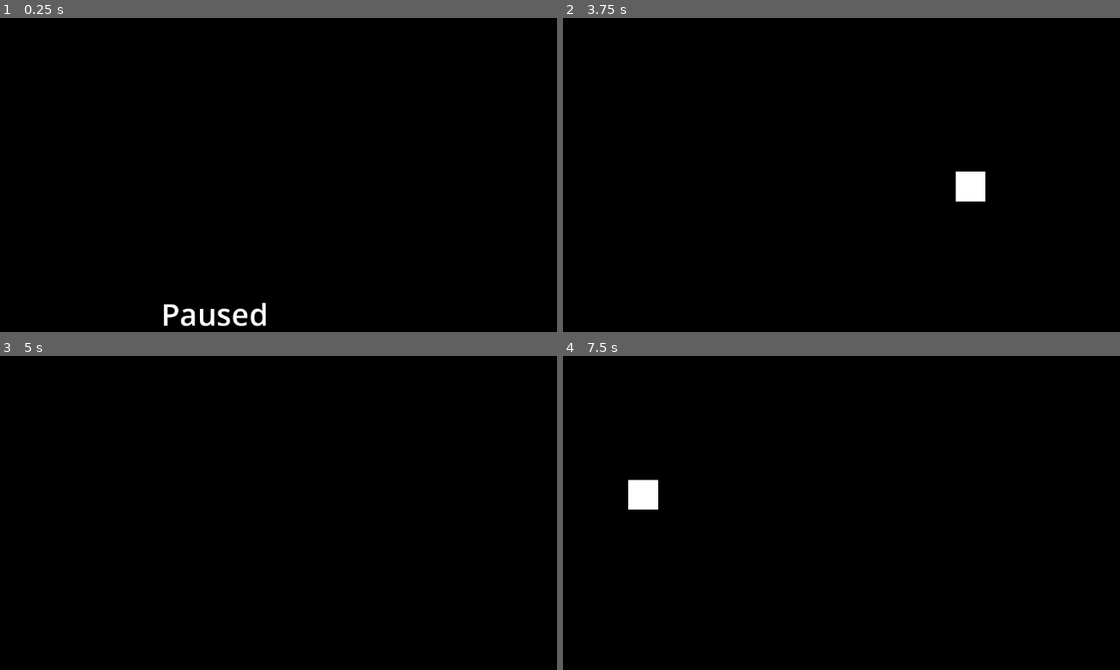
Above: before the commit, frames 1-4 (two rows, left to right).
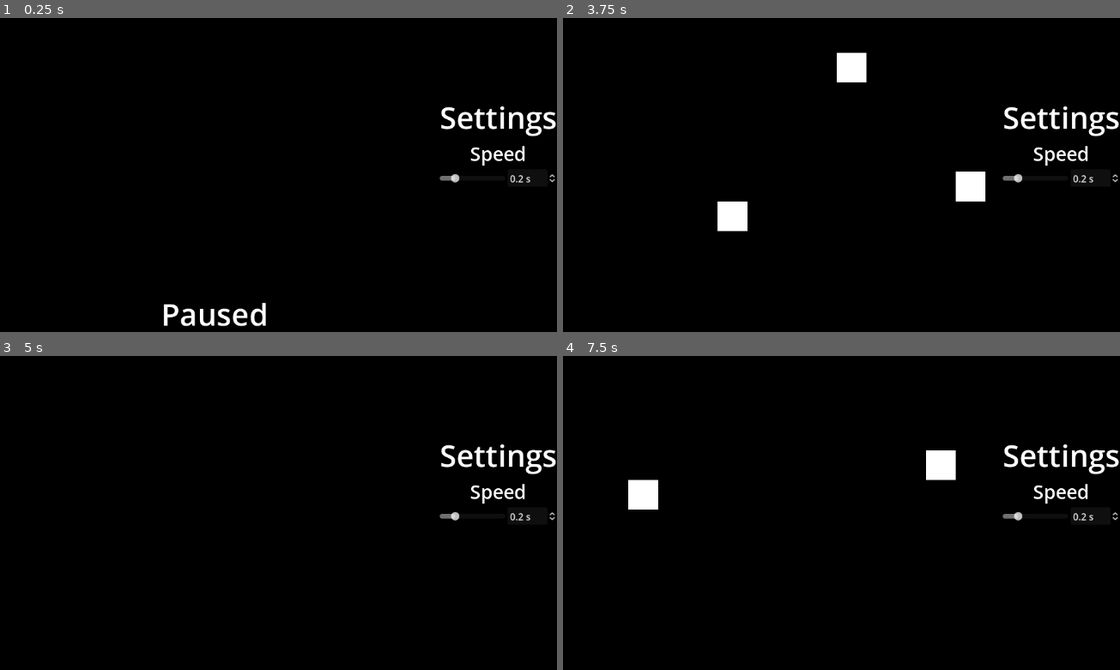
Above: after the commit, the same moments.

Repository: Shuflduf/GridBox
Game: Godot game, scene res://main.tscn
The game is run twice, just before and just after one commit, with the same random seed, the same clock (stepped at 60 frames per second) and the same inputs.
Inputs (mouse positions are in pixels of both pictures, inside the frame that each line leads up to):
- Up to frame 1 (0.25 s): no input
- Up to frame 2 (3.75 s): tap Enter at 0.5, 2, 3.5 s; move the mouse to (930, 121) at 0.52 s; tap Space (play) at 0.6, 1.25, 1.35, 2.1, 2.75, 2.85, 3.6 s; click (930, 121) at 0.67 s; move the mouse to (640, 162) at 1.27 s; click (640, 162) at 1.42 s; move the mouse to (847, 55) at 2.02 s; click (847, 55) at 2.17 s; move the mouse to (741, 218) at 2.77 s; click (741, 218) at 2.92 s; move the mouse to (980, 200) at 3.52 s; click (980, 200) at 3.67 s
- Up to frame 3 (5 s): tap Space (play) at 4.25, 4.35 s; move the mouse to (11, 421) at 4.27 s; click (11, 421) at 4.42 s
- Up to frame 4 (7.5 s): move the mouse to (813, 478) at 5.02 s; tap Space (play) every 0.75 s from 5.1 to 7.35 s; click (813, 478) at 5.17 s; move the mouse to (674, 384) at 5.77 s; click (674, 384) at 5.92 s; move the mouse to (930, 459) at 6.52 s; click (930, 459) at 6.67 s; move the mouse to (640, 500) at 7.27 s; click (640, 500) at 7.42 s

The runs differ from the first frame. In frame 1, 1.1% of the frame differs, in the area x 78-100%, y 28-53%; in frame 2, 2.1%, in the area x 27-100%, y 10-69%; in frame 3, 1.1%; in frame 4, 1.6%.

Commit message:
speed slider i need organizaion

Diff:
--- /dev/null
+++ b/big.tres
@@ -0,0 +1,6 @@
+[gd_resource type="LabelSettings" format=3 uid="uid://cwnr7bis7uo27"]
+
+[resource]
+font_size = 51
+outline_size = 16
+outline_color = Color(0, 0, 0, 1)
--- a/main.gd
+++ b/main.gd
@@ -5,8 +5,14 @@
 		playing = value
 		$CanvasLayer/UI.label.visible = !value
 
-var generation_update = 0.2
-var time_generation = 0.0
+var time_since_generation = 0.0
+
+var check_radius = 1
+var speed_for_update = 0.2
+# Ranges are stored as Vec2i, the x is min, y is max
+var survive_range = Vector2i(2, 3)
+var reproduction_range = Vector2i(3, 3)
+
 
 func _ready() -> void:
 	RenderingServer.set_default_clear_color(Color(0,0,0))
@@ -23,10 +29,10 @@
 
 func _physics_process(delta: float) -> void:
 	if playing:
-		time_generation += delta
-		if time_generation >= generation_update:
+		time_since_generation += delta
+		if time_since_generation >= speed_for_update:
 			update_cells()
-			time_generation = 0.0
+			time_since_generation = 0.0
 
 func _process(_delta: float) -> void:
 	if Input.is_mouse_button_pressed(MOUSE_BUTTON_LEFT):
@@ -38,6 +44,7 @@
 		$TileMap.erase_cell(pixel_pos)
 
 	if Input.is_action_just_pressed("play"):
+		time_since_generation = 0.0
 		playing = !playing
 		print("Playing: ", playing)
 
@@ -47,8 +54,7 @@
 	var calculating_cell_pos = get_all_useful_cells()
 	var new_cell_pos: Array[Vector2i] = []
 	for cell in calculating_cell_pos:
-		var radius = 1
-		var square = range(-radius, radius + 1)
+		var square = range(-check_radius, check_radius + 1)
 		var neighbor_count = 0
 		for x in square:
 			for y in square:
@@ -72,14 +78,15 @@
 	var alive_cells = tilemap.get_used_cells()
 	var final: Array[Vector2i] = alive_cells.duplicate()
 	for cell in alive_cells:
-		print(cell)
-		var radius = 1
-		var square = range(-radius, radius + 1)
+		var square = range(-check_radius, check_radius + 1)
 		for x in square:
 			for y in square:
 				var check_pos = cell + Vector2i(x, y)
 				if check_pos not in final:
 					final.append(check_pos)
 
-	print(final)
 	return final
+
+
+func _on_ui_speed_changed(speed: float) -> void:
+	speed_for_update = speed
--- a/main.tscn
+++ b/main.tscn
@@ -32,3 +32,5 @@
 [node name="CanvasLayer" type="CanvasLayer" parent="."]
 
 [node name="UI" parent="CanvasLayer" instance=ExtResource("5_ixdv2")]
+
+[connection signal="speed_changed" from="CanvasLayer/UI" to="." method="_on_ui_speed_changed"]
--- /dev/null
+++ b/medium.tres
@@ -0,0 +1,6 @@
+[gd_resource type="LabelSettings" format=3 uid="uid://b6eaabn1l5qu1"]
+
+[resource]
+font_size = 32
+outline_size = 10
+outline_color = Color(0, 0, 0, 1)
--- a/ui.gd
+++ b/ui.gd
@@ -1,3 +1,8 @@
 extends Control
 
 @onready var label: Label = $Label
+
+signal speed_changed(speed: float)
+
+func _on_speed_value_changed(new_value: Variant) -> void:
+	speed_changed.emit(new_value)
--- a/ui.tscn
+++ b/ui.tscn
@@ -1,11 +1,9 @@
-[gd_scene load_steps=3 format=3 uid="uid://cuvgqa6px7l7u"]
+[gd_scene load_steps=5 format=3 uid="uid://cuvgqa6px7l7u"]
 
 [ext_resource type="Script" path="res://ui.gd" id="1_f08p7"]
-
-[sub_resource type="LabelSettings" id="LabelSettings_1c2bo"]
-font_size = 51
-outline_size = 16
-outline_color = Color(0, 0, 0, 1)
+[ext_resource type="LabelSettings" uid="uid://cwnr7bis7uo27" path="res://big.tres" id="2_k8k4s"]
+[ext_resource type="LabelSettings" uid="uid://b6eaabn1l5qu1" path="res://medium.tres" id="3_pwxuv"]
+[ext_resource type="PackedScene" uid="uid://deb7182c7c35n" path="res://value_handler.tscn" id="4_5vq6q"]
 
 [node name="Control" type="Control"]
 layout_mode = 3
@@ -29,4 +27,34 @@
 grow_horizontal = 2
 grow_vertical = 0
 text = "Paused"
-label_settings = SubResource("LabelSettings_1c2bo")
+label_settings = ExtResource("2_k8k4s")
+
+[node name="VBoxContainer" type="VBoxContainer" parent="."]
+layout_mode = 1
+anchors_preset = 6
+anchor_left = 1.0
+anchor_top = 0.5
+anchor_right = 1.0
+anchor_bottom = 0.5
+offset_left = -40.0
+offset_top = -20.0
+offset_bottom = 20.0
+grow_horizontal = 0
+grow_vertical = 2
+
+[node name="Label" type="Label" parent="VBoxContainer"]
+layout_mode = 2
+text = "Settings"
+label_settings = ExtResource("2_k8k4s")
+horizontal_alignment = 1
+
+[node name="Label2" type="Label" parent="VBoxContainer"]
+layout_mode = 2
+text = "Speed"
+label_settings = ExtResource("3_pwxuv")
+horizontal_alignment = 1
+
+[node name="Speed" parent="VBoxContainer" instance=ExtResource("4_5vq6q")]
+layout_mode = 2
+
+[connection signal="value_changed" from="VBoxContainer/Speed" to="." method="_on_speed_value_changed"]
--- /dev/null
+++ b/value_handler.gd
@@ -0,0 +1,12 @@
+extends HBoxContainer
+
+signal value_changed(new_value)
+
+
+func _on_spin_box_value_changed(value: float) -> void:
+	$Slider.value = value
+	value_changed.emit(value)
+
+func _on_slider_value_changed(value: float) -> void:
+	$SpinBox.value = value
+	value_changed.emit(value)
--- /dev/null
+++ b/value_handler.tscn
@@ -0,0 +1,26 @@
+[gd_scene load_steps=2 format=3 uid="uid://deb7182c7c35n"]
+
+[ext_resource type="Script" path="res://value_handler.gd" id="1_x5444"]
+
+[node name="ValueHandler" type="HBoxContainer"]
+script = ExtResource("1_x5444")
+
+[node name="Slider" type="HSlider" parent="."]
+layout_mode = 2
+size_flags_horizontal = 3
+size_flags_vertical = 4
+min_value = 0.01
+max_value = 1.0
+step = 0.01
+value = 0.2
+
+[node name="SpinBox" type="SpinBox" parent="."]
+layout_mode = 2
+min_value = 0.01
+max_value = 1.0
+step = 0.01
+value = 0.2
+suffix = "s"
+
+[connection signal="value_changed" from="Slider" to="." method="_on_slider_value_changed"]
+[connection signal="value_changed" from="SpinBox" to="." method="_on_spin_box_value_changed"]
